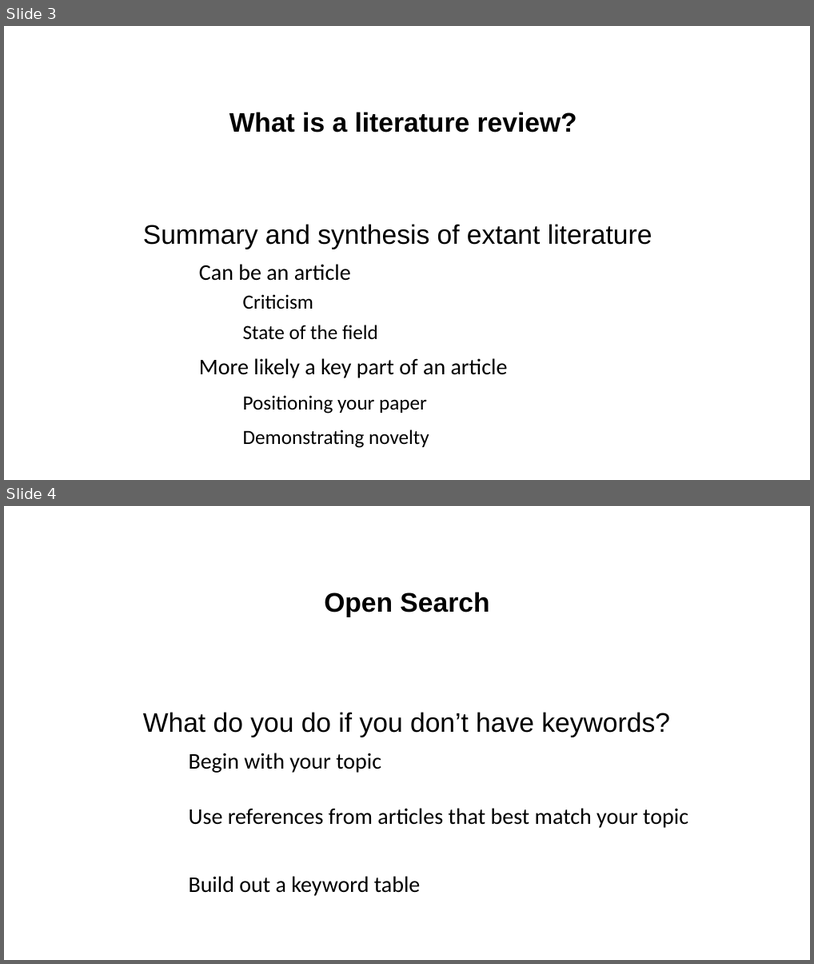
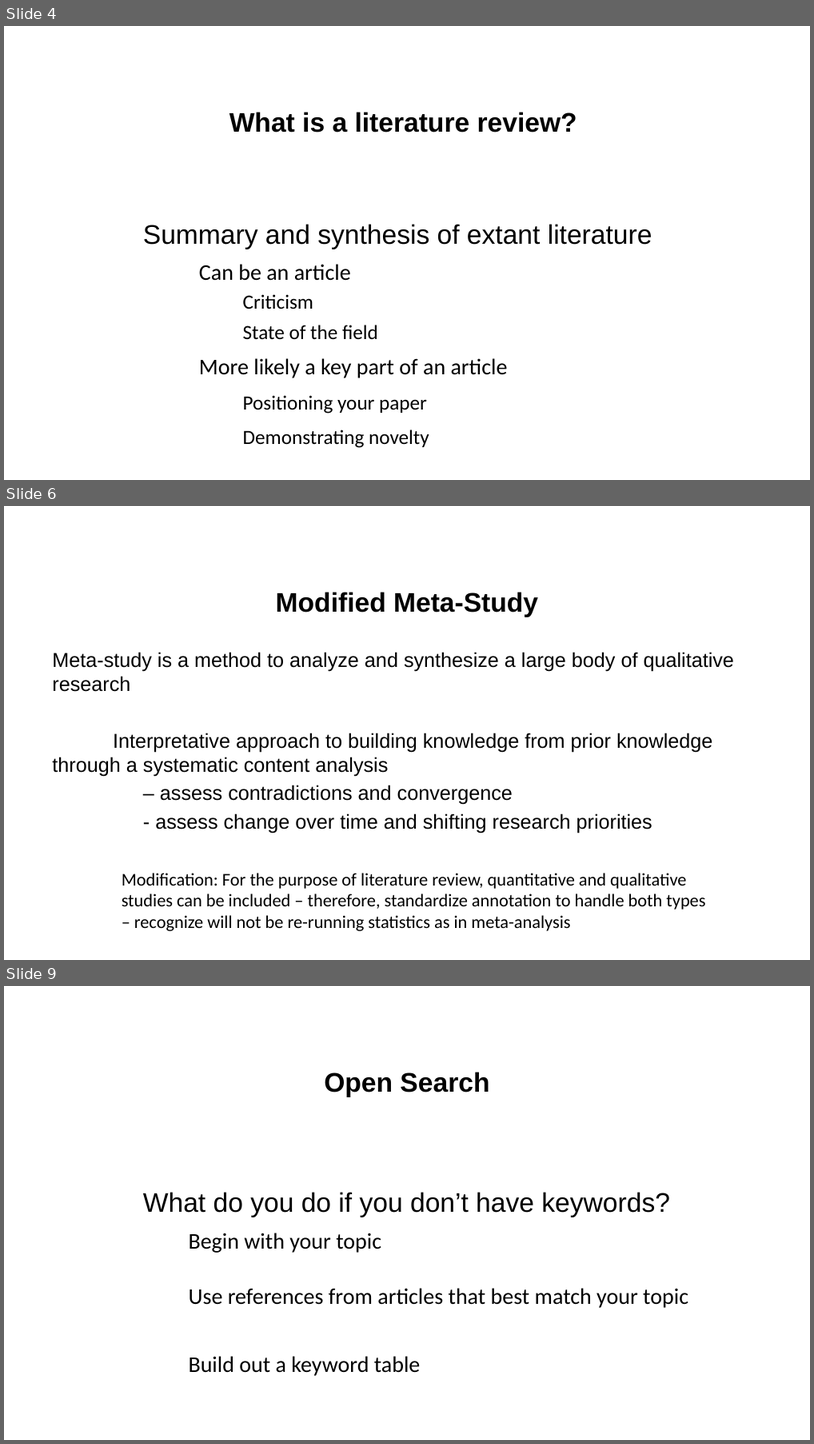
Before and after one commit to NCSU-Libraries/peer-scholars-workshops, a slide deck: Creating Your Literature Review - Research Strategies/ConductingLitReview.pptx. Shown one above the other, each under a label of ours: slides 3 and 4 before the commit, slides 4, 6 and 9 after it; the slides between them are not shown. The pictures are 814x964 and 814x1444 pixels, drawn with LibreOffice and Linux fonts; fonts in the diff are those of the drawing; background and template pictures are left out. Boxes give left, top, right and bottom in pixels: in the first picture for what was removed or moved away, otherwise in the second. Text is boxed around its words. In the diff, an @@ line names an element or a change of style, - is before the commit and + after.

```diff
--- a/Creating Your Literature Review - Research Strategies/ConductingLitReview.pptx
+++ b/Creating Your Literature Review - Research Strategies/ConductingLitReview.pptx
@@ slide 6 added at (4,506,810,960), background #FFFFFF @@
@@ title added at (276,592,538,617), 24 pt, text #000000, bold @@
+Modified Meta-Study
@@ text added at (52,652,734,832), 18 pt, text #000000 @@
+Meta-study is a method to analyze and synthesize a large body of qualitative research
+Interpretative approach to building knowledge from prior knowledge through a systematic content analysis
+– assess contradictions and convergence
+- assess change over time and shifting research priorities
@@ text added at (122,872,706,931), 16 pt, text #000000 @@
+Modification: For the purpose of literature review, quantitative and qualitative studies can be included – therefore, standardize annotation to handle both types – recognize will not be re-running statistics as in meta-analysis
@@ what was slide 3 is now slide 4 @@
@@ what was slide 4 is now slide 9 @@
```
Also in this commit, not shown: 5 slides changed, 6 other slides added, 2 slides removed, 2 other files.
